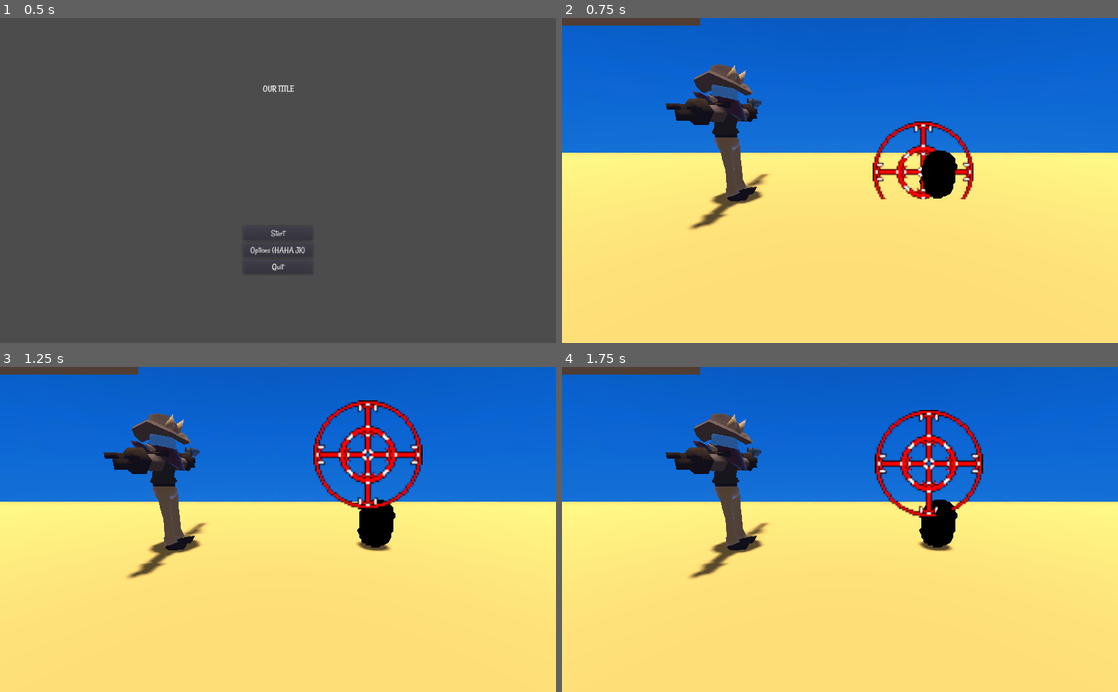
Above: before the commit, frames 1-4 (two rows, left to right).
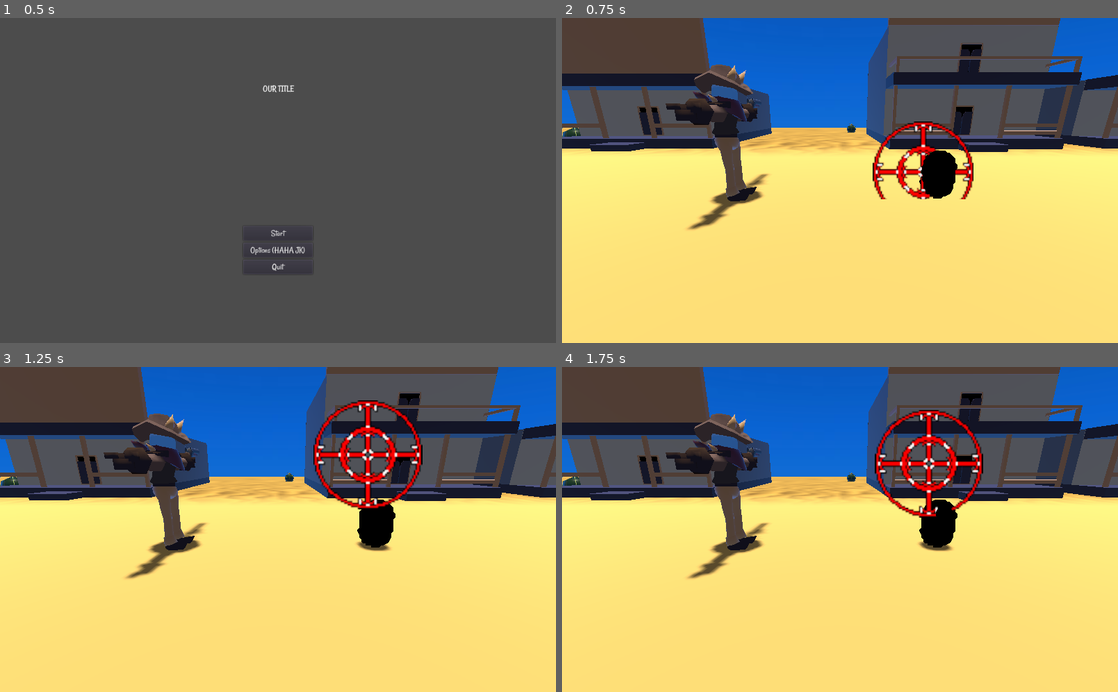
Above: after the commit, the same moments.

Repository: id-be/GMTK2022
Game: Godot game, scene res://Scenes/Title.tscn
Same seed, same stepped clock (60 frames per second), same inputs: the game is played once before the commit and once after it.
Inputs (mouse positions are in pixels of both pictures, inside the frame that each line leads up to):
- Up to frame 1 (0.5 s): no input
- Up to frame 2 (0.75 s): click "Start" at 0.5 s
- Up to frame 3 (1.25 s): no input
- Up to frame 4 (1.75 s): move the mouse to (962, 513) at 1.27 s; press the mouse at (962, 513) at 1.28 s

Frame 1 is identical in both runs. In frame 2, 28% of the frame differs, in the area x 0-100%, y 0-65%; in frame 3, 27%; in frame 4, 27%.

Commit message:
We can now shoot in the direction we actually want

Diff:
--- a/Scenes/3DGuy.tscn
+++ b/Scenes/3DGuy.tscn
@@ -9,6 +9,7 @@
 radius = 0.5
 
 [node name="3DGuy" type="Spatial"]
+transform = Transform( -4.37114e-08, 0, 1, 0, 1, 0, -1, 0, -4.37114e-08, 0, 0, 0 )
 script = ExtResource( 2 )
 
 [node name="GunBarrel" type="Position3D" parent="."]
--- a/Scenes/Town.tscn
+++ b/Scenes/Town.tscn
@@ -61,6 +61,7 @@
 material/0 = null
 
 [node name="FloorBody" type="RigidBody" parent="Floor"]
+mode = 1
 
 [node name="FloorCollShape" type="CollisionShape" parent="Floor/FloorBody"]
 transform = Transform( 1, 0, 0, 0, 1, 0, 0, 0, 1, 0, -1, 0 )
@@ -71,6 +72,8 @@
 
 [node name="Camera" type="Camera" parent="."]
 transform = Transform( 1, 0, 0, 0, 0.963359, 0.268214, 0, -0.268214, 0.963359, 0, 15.404, 43.2951 )
+near = 0.01
+far = 8192.0
 
 [node name="3DGuy" parent="." instance=ExtResource( 4 )]
 transform = Transform( -1.32183e-07, 0, 3.024, 0, 3.024, 0, -3.024, 0, -1.32183e-07, -20.373, 0, 0 )
--- a/Scripts/3DGuy.gd
+++ b/Scripts/3DGuy.gd
@@ -57,15 +57,17 @@
 	$ShotTimer.start()
 
 func shoot_dice():
+
 	for die in ammo_load.get_children():
-		die.transform.origin = gun_barrel.translation
+		die.global_transform.origin = gun_barrel.global_transform.origin
 		die.linear_velocity = Vector3.ZERO
 		# Here is where we apply the force
 #		print($Crosshair.translation)
-		var shot_dir = Vector3(5, 0,0)
-#		var shot_dir = Vector3($Crosshair.translation.z, $Crosshair.translation.y-10, 0)
-#
+		#var shot_dir = Vector3(5, 0,0)
+		#var shot_dir = Vector3($Crosshair/CrossArea.translation.z - gun_barrel.translation.z, $Crosshair/CrossArea.translation.y - gun_barrel.translation.y, 0)
+		var shot_dir = Vector3($Crosshair/CrossArea.global_transform.origin.x - gun_barrel.global_transform.origin.x, $Crosshair/CrossArea.global_transform.origin.y - gun_barrel.global_transform.origin.y, 0)
 		die.get_shot(shot_dir)
+		#print(die.global_transform.origin)
 
 func _on_ShotTimer_timeout():
 	shooting = false
--- a/Scripts/D6.gd
+++ b/Scripts/D6.gd
@@ -11,6 +11,7 @@
 func _physics_process(delta):
 	if just_shot:
 		apply_central_impulse(shot_impulse)#base this off of the current cursor position on the time of the click.
+		just_shot = false
 
 func get_shot(aim):
 	shot_impulse = aim * shot_speed
